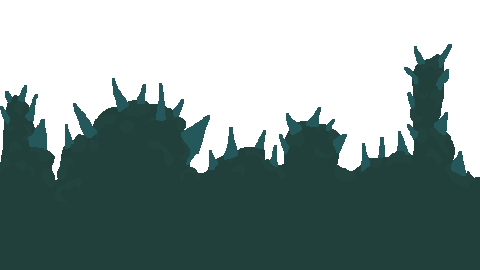
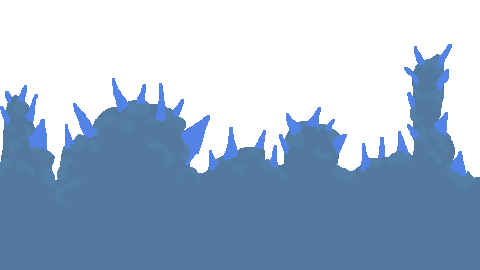
The second 480 x 270 image is a revision of the first. Changes to its layers:
pixels changed over box(0, 44, 480, 270) (layer not identified)
